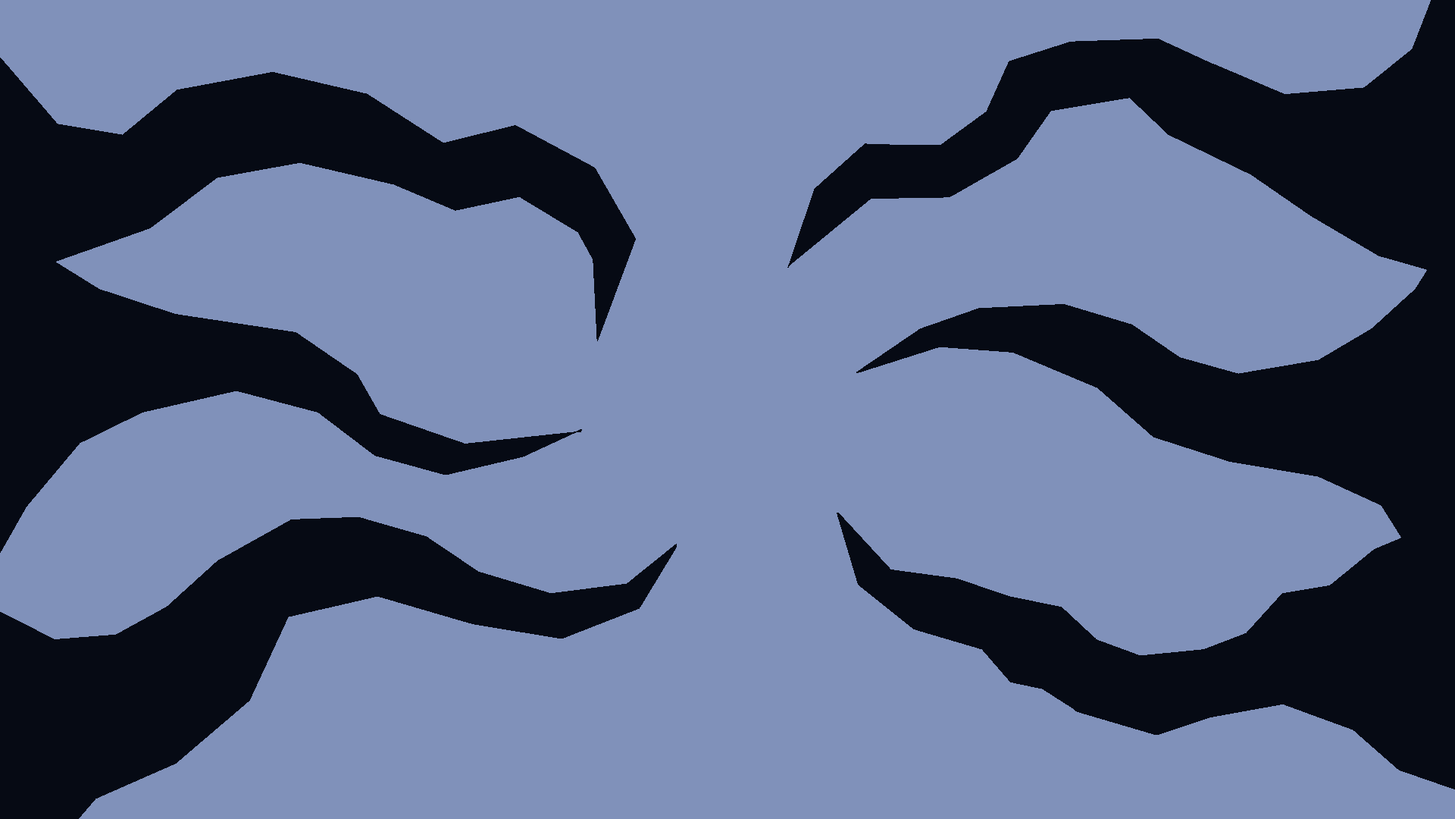
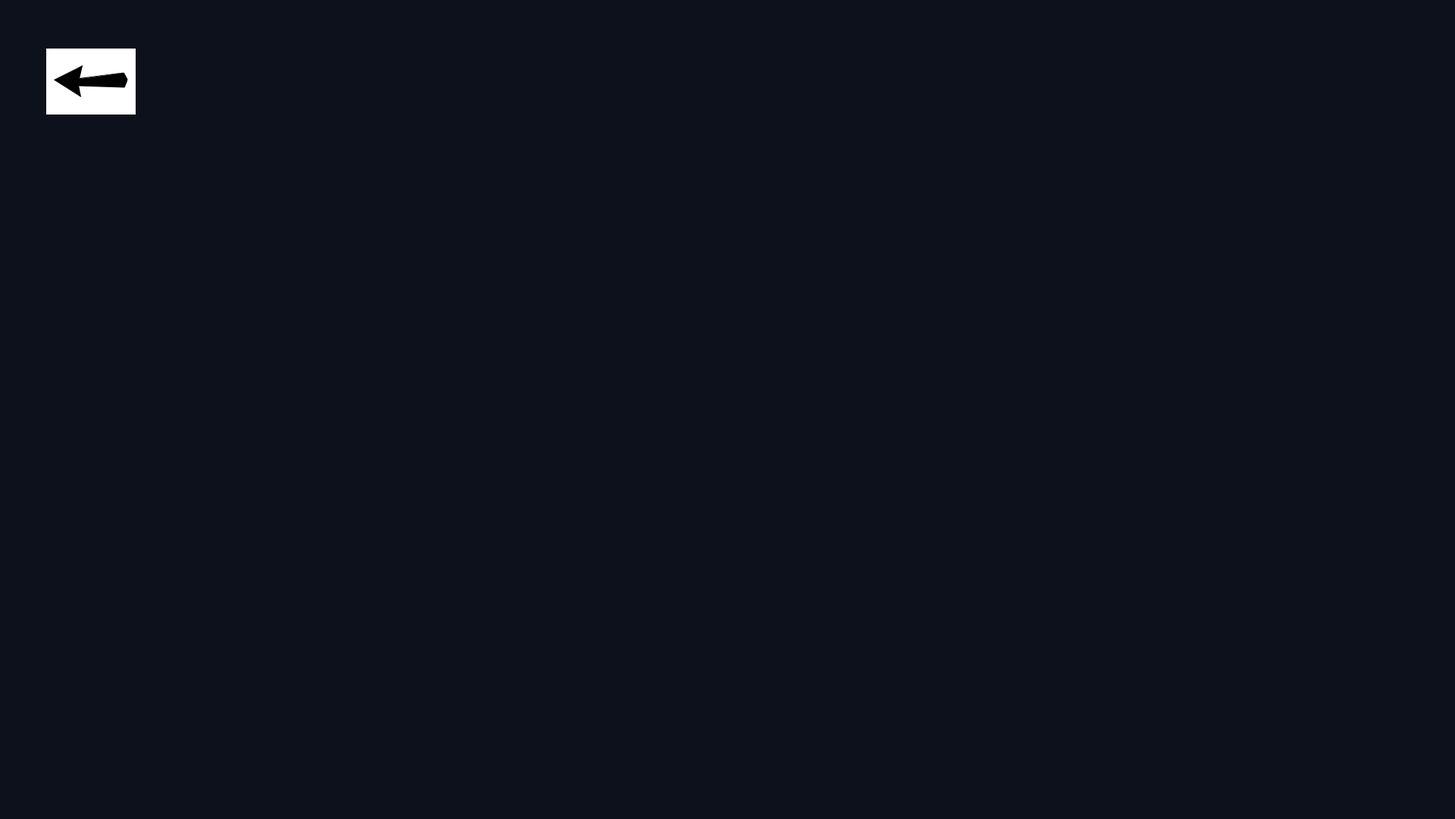
Layered file, before and after one edit (1455x819). Changes by layer:
added group "shop" with 6 layers above "middle point" over [0, 0, 1455, 819]
added layer "Слой 8" in group "shop" over [53, 65, 129, 98]
added layer "Прямоугольник 1" in group "shop" over [46, 48, 136, 115]
added layer "bg" (1st of 2, in "shop") in group "shop" over [0, 0, 1455, 819]
hid group "boss" (7 layers) over [0, 0, 1455, 819]
hid "Слой 7" over [0, 0, 1455, 819]
